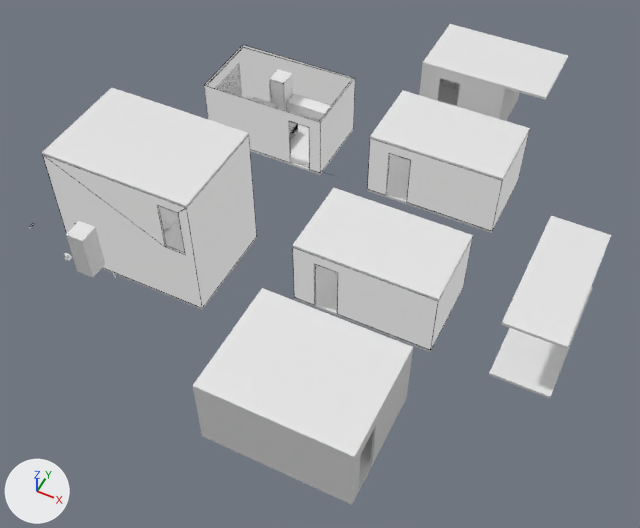
The Blender file Assets/Models/props.blend: old version first, new version second.
The view is the same before and after, from a 50 mm camera at (9.5, -16.9, 23.4) aimed at (-0.4, 2.7, -1.2). Arrows for +X, +Y and +Z are at lower left; the lights stay in place.

The scene before the commit, as lines of its bpy script (objects in view):
```python
ob_almohada = bpy.data.objects.new('almohada', me_cube_017)
ob_almohada.location = (4.76, 0.548, 0.43)
ob_cama = bpy.data.objects.new('cama', me_cube_005)
ob_cama.location = (3.98, 0.57, 0.2)
ob_cama.rotation_euler = (0.0, 0.0, -1.571)  # degrees (0, 0, -90)
ob_closet_001 = bpy.data.objects.new('Closet.001', me_cube_076)
ob_closet_001.location = (-5.07, 8.59, 0.93)
ob_paredes = bpy.data.objects.new('Paredes', me_plane_002)
ob_paredes.location = (0.0, 0.0, 0.0)
ob_paredes_007 = bpy.data.objects.new('Paredes.007', me_plane_016)
ob_paredes_007.location = (0.0, -6.0, 0.0)
ob_piso = bpy.data.objects.new('Piso', me_cube_007)
ob_piso.location = (0.0, 0.0, 0.0)
ob_piso_011 = bpy.data.objects.new('Piso.011', me_cube_068)
ob_piso_011.location = (0.0, 11.0, 2.6)
ob_piso_012 = bpy.data.objects.new('Piso.012', me_cube_081)
ob_piso_012.location = (-7.0, 6.0, 0.0)
ob_piso_013 = bpy.data.objects.new('Piso.013', me_cube_082)
ob_piso_013.location = (-7.0, 6.0, 2.6)
# also in view: 'Paredes.006' at (-7.0, 2.1, -0.1); 'Techo' at (8.0, 2.5, 2.5); 'Paredes.001' at (2.5, 7.5, 1.2); 'Piso.003' at (2.5, 7.5, 0.0); 'Paredes.008' at (1.7, 12.5, 1.2)
```
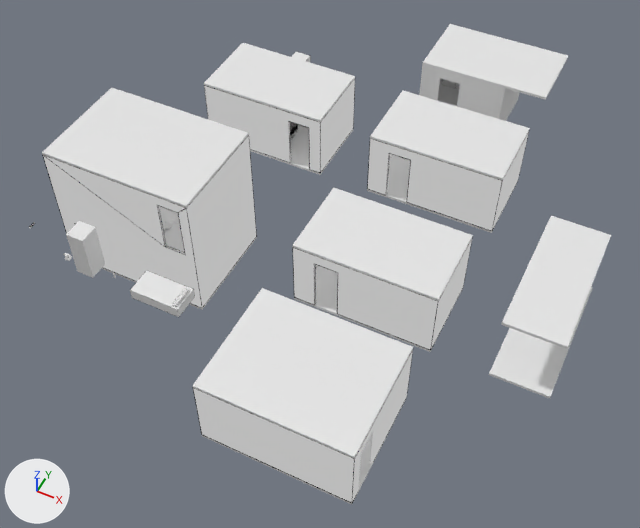
Pixel boxes (x1, y1, x2, y2) of what changed, in the pictures (640 x 528 px; the box of a moved part takes in the faces that stretch with it):
'Paredes.007', recoloured, modifiers changed: before (193, 350, 413, 503); after (192, 350, 413, 503)
'Piso.013', shown: after (204, 43, 355, 122)
'cama', moved (not visible before): after (130, 270, 195, 317)
'Closet.001', moved: before (269, 69, 293, 110); after (291, 51, 311, 63)
'almohada', moved (not visible before): after (173, 288, 189, 307)
part 1 of me_cube_003, moved or reshaped: (314, 264, 316, 304) in both

Diff of the bpy script that builds the scene:
```diff
--- a/Assets/Models/props.blend.py
+++ b/Assets/Models/props.blend.py
@@ me_cube_003 @@
 me_cube_003.from_pydata(...)  # 8 vertices, 6 faces; spans x -1.0..1.0, y -1.0..1.0, z -1.0..1.0
 # used by ob_puerta; location = (1.2, 0.03, 1.045); rotation_euler = (1.571, 1.571, 0.0), in degrees (90, 90, 0); scale = (1.05, 0.425, 0.5)
-me_cube_003.vertices[0].co = (-1.0, -1.0, -1.0)
-me_cube_003.vertices[1].co = (-1.0, -1.0, 1.0)
-me_cube_003.vertices[2].co = (-1.0, 1.0, -1.0)
-me_cube_003.vertices[3].co = (-1.0, 1.0, 1.0)
-me_cube_003.vertices[4].co = (1.0, -1.0, -1.0)
-me_cube_003.vertices[5].co = (1.0, -1.0, 1.0)
-me_cube_003.vertices[6].co = (1.0, 1.0, -1.0)
-me_cube_003.vertices[7].co = (1.0, 1.0, 1.0)
+# me_cube_003 part 1
+me_cube_003.vertices[0].co = (-0.43, 0.5, 1.05)
+me_cube_003.vertices[1].co = (-0.43, -0.5, 1.05)
+me_cube_003.vertices[2].co = (0.42, 0.5, 1.05)
+me_cube_003.vertices[3].co = (0.42, -0.5, 1.05)
+me_cube_003.vertices[4].co = (-0.42, 0.5, -1.05)
+me_cube_003.vertices[5].co = (-0.42, -0.5, -1.05)
+me_cube_003.vertices[6].co = (0.43, 0.5, -1.05)
+me_cube_003.vertices[7].co = (0.43, -0.5, -1.05)
@@ me_cube_005 @@
 me_cube_005.from_pydata(...)  # 8 vertices, 6 faces; spans x -0.5..0.5, y -0.95..0.95, z -0.2..0.2
 # used by ob_cama; location = (3.98, 0.57, 0.2); rotation_euler = (0.0, 0.0, -1.571), in degrees (0, 0, -90)
+# me_cube_005 part 2: the whole mesh is moved by (0.0, 0.0, 0.2)
 me_cube_005.materials.append(mat_blanco)
@@ me_plane_016 @@
 me_plane_016.from_pydata(...)  # 8 vertices, 4 faces; spans x 0.0..5.0, y 0.0..4.0, z 0.0..2.5
-me_plane_016.materials.append(mat_pared_007)  # white #e7e7e7
+me_plane_016.materials.append(mat_pared)
+me_plane_016.materials.append(mat_black)  # black #000000
@@ ob_piso @@
-ob_piso = bpy.data.objects.new('Piso', me_cube_007)
+ob_piso = bpy.data.objects.new('Piso', me_cube_081)
 ob_piso.location = (0.0, 0.0, 0.0)
@@ ob_cama @@
 ob_cama = bpy.data.objects.new('cama', me_cube_005)
-ob_cama.location = (3.98, 0.57, 0.2)
+ob_cama.location = (-4.0, -2.0, 0.0)
 ob_cama.rotation_euler = (0.0, 0.0, -1.571)  # degrees (0, 0, -90)
@@ ob_almohada @@
 ob_almohada = bpy.data.objects.new('almohada', me_cube_017)
-ob_almohada.location = (4.76, 0.548, 0.43)
+ob_almohada.parent = ob_cama
+ob_almohada.matrix_parent_inverse = Matrix(((0.0, -1.0, 0.0, 0.0), (1.0, 0.0, 0.0, 0.0), (0.0, 0.0, 1.0, 0.2), (0.0, 0.0, 0.0, 1.0)))
+ob_almohada.location = (0.78, -0.0223, 0.23)
 _m = ob_almohada.modifiers.new('Subdivision', 'SUBSURF')
@@ ob_piso_013 @@
 _m = ob_piso_013.modifiers.new('Solidify', 'SOLIDIFY')
 _m.offset = 1.0
-ob_piso_013.hide_set(True)
@@ ob_closet_001 @@
 ob_closet_001 = bpy.data.objects.new('Closet.001', me_cube_076)
-ob_closet_001.location = (-5.07, 8.59, 0.93)
+ob_closet_001.location = (-4.97, 9.99, 0.93)
 _m = ob_closet_001.modifiers.new('Wireframe', 'WIREFRAME')
@@ ob_piso_012 @@
-ob_piso_012 = bpy.data.objects.new('Piso.012', me_cube_081)
+ob_piso_012 = bpy.data.objects.new('Piso.012', me_cube_007)
 ob_piso_012.location = (-7.0, 6.0, 0.0)
@@ ob_paredes_007 @@
 _m = ob_paredes_007.modifiers.new('Solidify', 'SOLIDIFY')
 _m.thickness = 0.1
-_m = ob_paredes_007.modifiers.new('BTool_Cube', 'BOOLEAN')
+_m = ob_paredes_007.modifiers.new('Wireframe', 'WIREFRAME')
+_m.thickness = 0.03
+_m.use_replace = False
+_m.material_offset = 1
+_m = ob_paredes_007.modifiers.new('BTool_Puerta.011', 'BOOLEAN')
 _m.object = ob_puerta_011
 _m.solver = 'FLOAT'
-_m = ob_paredes_007.modifiers.new('BTool_ventana', 'BOOLEAN')
-_m.solver = 'FLOAT'
-_m = ob_paredes_007.modifiers.new('BTool_Puerta.002', 'BOOLEAN')
+_m = ob_paredes_007.modifiers.new('BTool_Puerta.010', 'BOOLEAN')
 _m.object = ob_puerta_010
```
